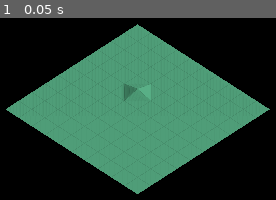
Above: before the commit, frame 1.
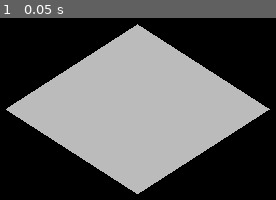
Above: after the commit, the same moment.

Repository: bbielsa/retro-terrain
Game: Godot game, scene res://scene/World.tscn
Same seed, same stepped clock (60 frames per second), same inputs: the game is played once before the commit and once after it.
Inputs:
- Up to frame 1 (0.05 s): no input

The runs differ from the first frame. In frame 1, 45% of the frame differs, in the area x 2-98%, y 3-97%.

Commit message:
Reformatted shader code, commented some stuff out. General debugging

Diff:
--- a/src/shader/terrain/terrain.shader
+++ b/src/shader/terrain/terrain.shader
@@ -3,14 +3,49 @@
 uniform sampler2D height_map;
 uniform sampler2D grass_texture;
 
+float get_height(vec2 pos) {
+	float height = texture(height_map, pos / 10.0).r * 255.0;
+	height /= 4.0;
+
+	return height;
+}
+
+float vertex_height_clamp(float height) {
+	if(height < 0.4)
+		return 0.0;
+	else if(height >= 0.4 && height <= 0.6)
+		return 0.5;
+	else
+		reuturn 1.0;
+}
+
+float get_middle_height(vec2 middle_vertex) {
+	vec2 north_vertex = floor(middle_vertex);
+	vec2 south_vertex = ceil(middle_vertex);
+	vec2 east_vertex = vec2(ceil(middle_vertex.x), floor(middle_vertex.y));
+	vec2 west_vertex = vec2(floor(middle_vertex.x), ceil(middle_vertex.y));
+
+	float north_height = get_height(north_vertex);
+	float south_height = get_height(south_vertex);
+	float east_height = get_height(east_vertex);
+	float west_height = get_height(west_vertex);
+
+	float sum_height = north_height + south_height + east_height + west_height;
+	float average_height = sum_height / 4.0;
+
+	return vertex_height_clamp(average_height);
+//	if(average_height > 0.25 && average_height != 1.0)
+//		return 1.0;
+//	else
+//		return 0.0;
+}
+
 void vertex() {
-	float height = texture(height_map, VERTEX.xz / 10.0).r * 255.0;
+	float height = get_height(VERTEX.xz);
 	bool middle_vertex = VERTEX.x - floor(VERTEX.x) > 0.0;
 
-	height /= 4.0;
-
 	if(middle_vertex)
-		VERTEX.y = 0.0;
+		VERTEX.y = height + get_middle_height(VERTEX.xz);
 	else
 		VERTEX.y = height;
 }
@@ -23,9 +58,9 @@
 
 	ALBEDO = vec3(39.0 / 256.0, 174.0 / 256.0, 96.0 / 256.0);
 
-	if (UV2.x < 0.04) {
-		ALBEDO *= 0.8;
-	}
+//	if (UV2.x < 0.04) {
+//		ALBEDO *= 0.8;
+//	}
 }
 
 
--- a/src/terrain/terrain.gd
+++ b/src/terrain/terrain.gd
@@ -9,7 +9,8 @@
 	generate_terrain()
 
 	terrain_model.connect("terrain_changed", self, "_terrain_changed")
-	terrain_model.deform(4, 4, 1)
+	terrain_model.deform(4, 4, 3)
+	terrain_model.deform(4, 4, -2)
 
 	terrain_model.print_map()
 
